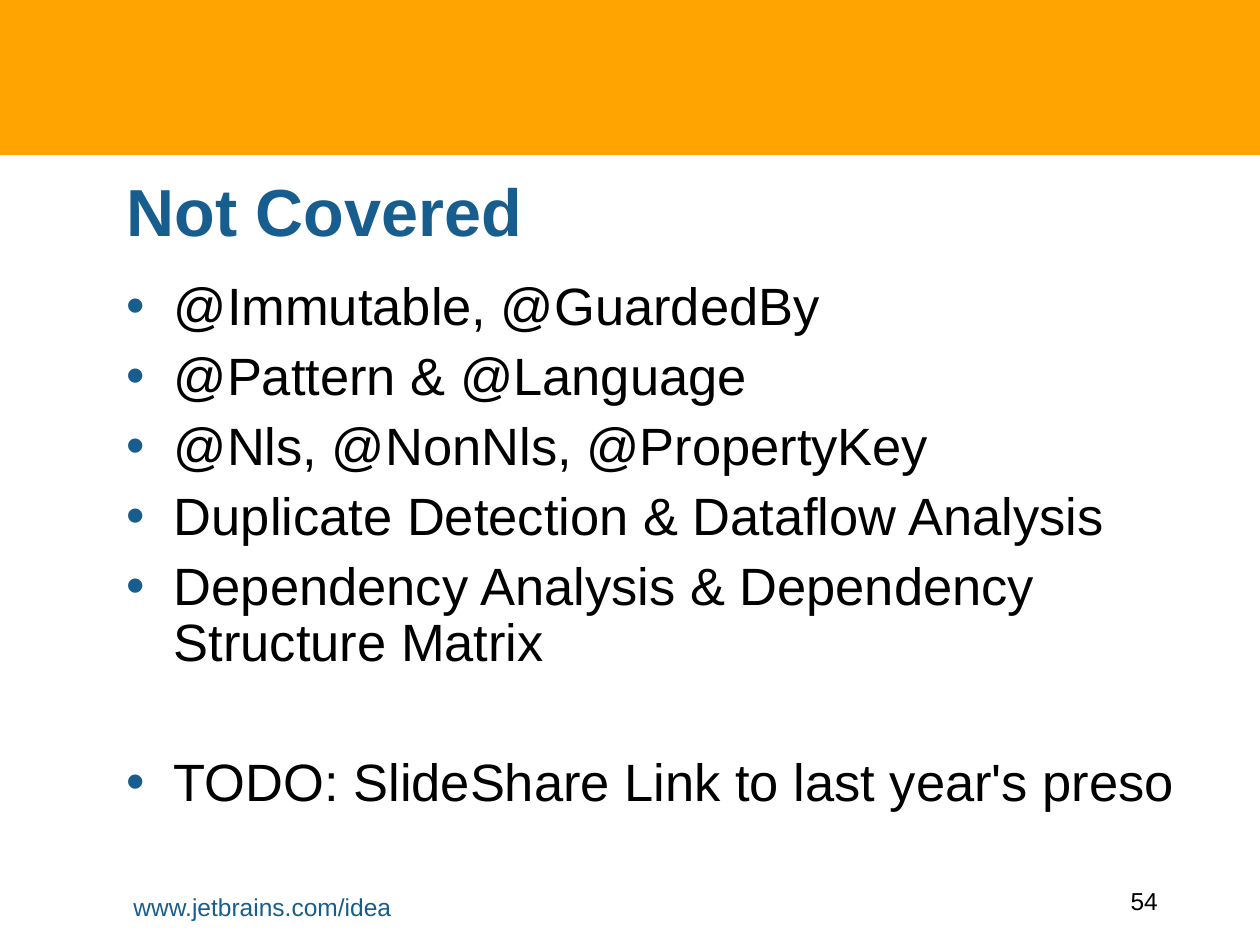
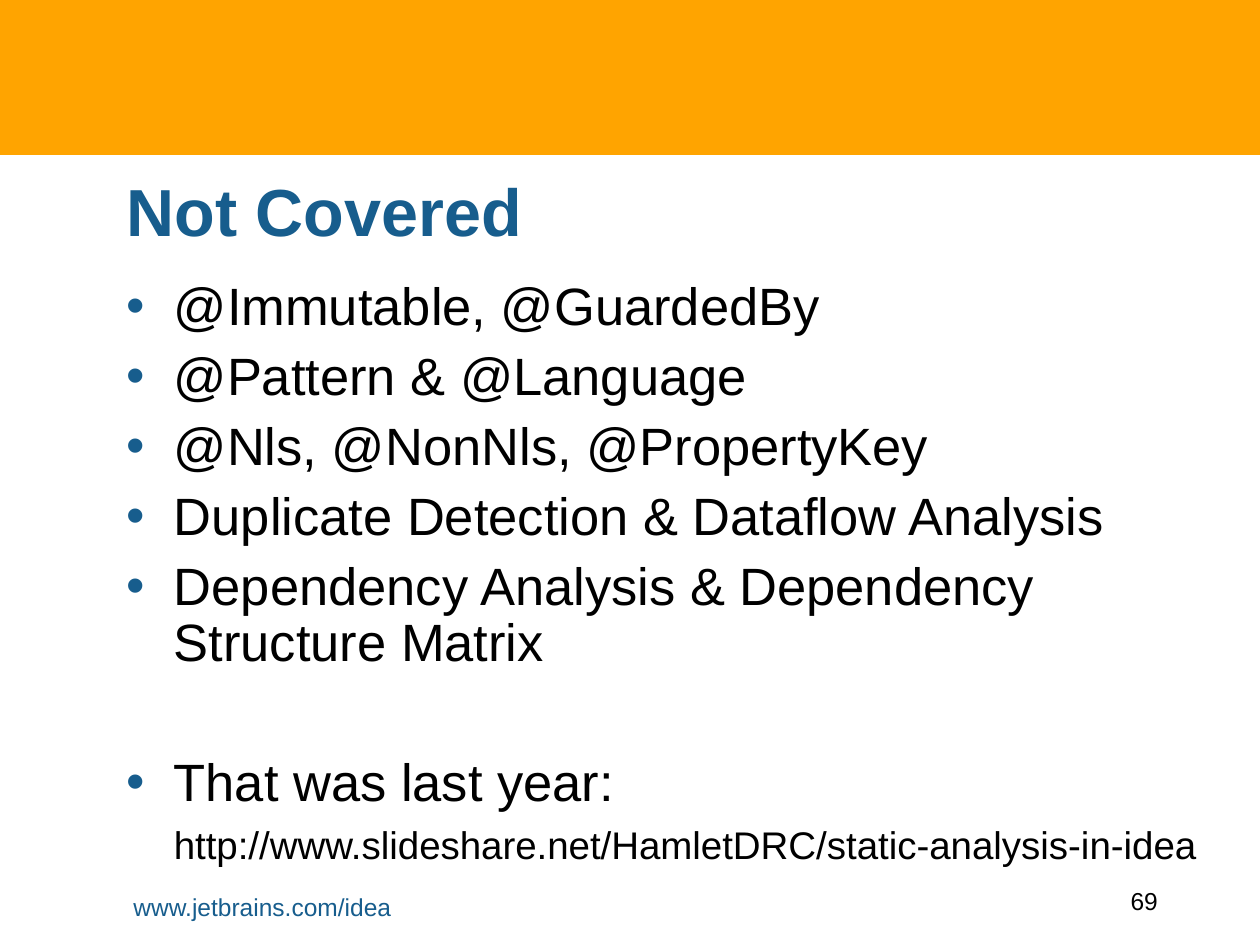
Before and after one commit to HamletDRC/presentations, a slide deck: slide 69 of staticanalysis/StaticAnalysisAndASTTransforms.odp (slide 54 before the commit). Drawn at 1260x945 pixels with LibreOffice and Linux fonts; fonts in the diff are those of the drawing; background and template pictures are left out. Boxes give left, top, right and bottom in pixels: in the first picture for what was removed or moved away, otherwise in the second. Text is boxed around its words. In the diff, an @@ line names an element or a change of style, - is before the commit and + after.

```diff
--- a/staticanalysis/StaticAnalysisAndASTTransforms.odp
+++ b/staticanalysis/StaticAnalysisAndASTTransforms.odp
@@ text at [174,763,1197,866]: text changed; size 30 to 22 pt @@
-• TODO: SlideShare Link to last year's preso
+• That was last year:
+http://www.slideshare.net/HamletDRC/static-analysis-in-idea
@@ page number at [1131,893,1158,911]: text changed @@
-54
+69
```
Also in this commit, not shown: 5 other slides changed, 17 slides added, 2 slides removed, 8 other files.
